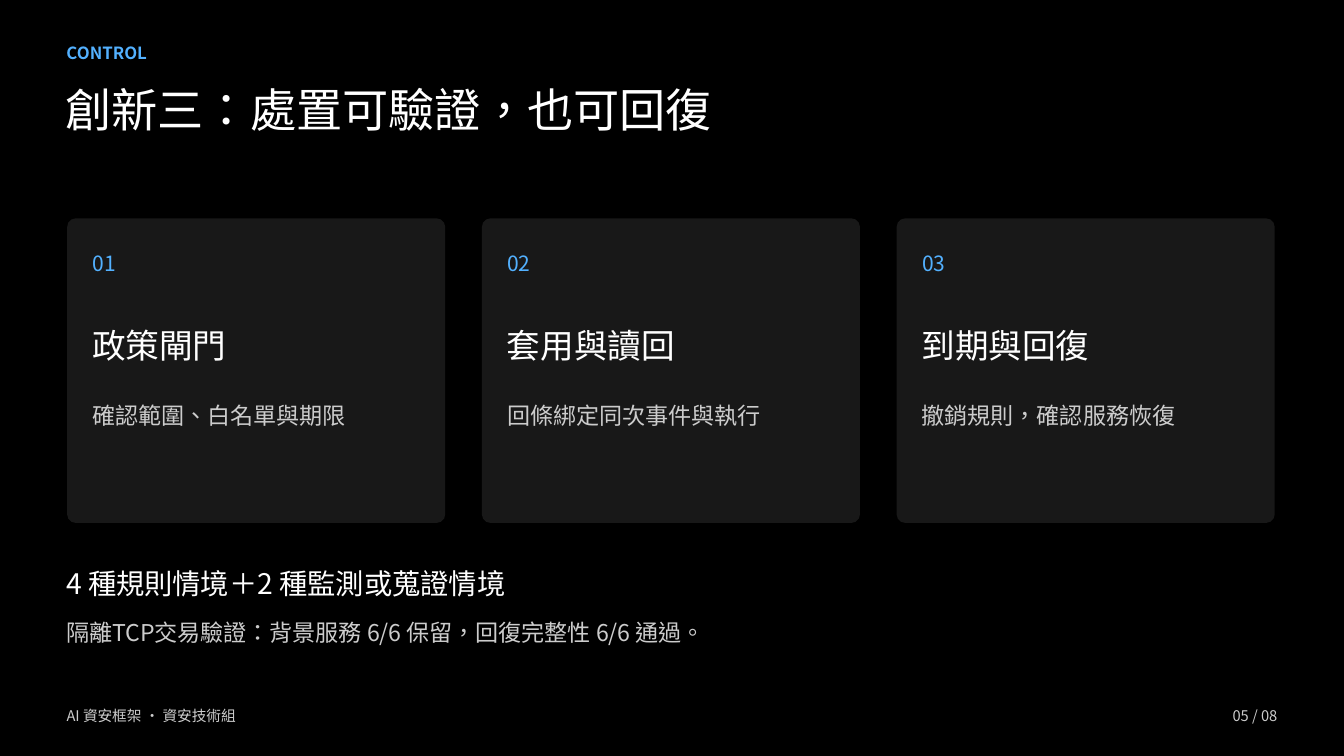
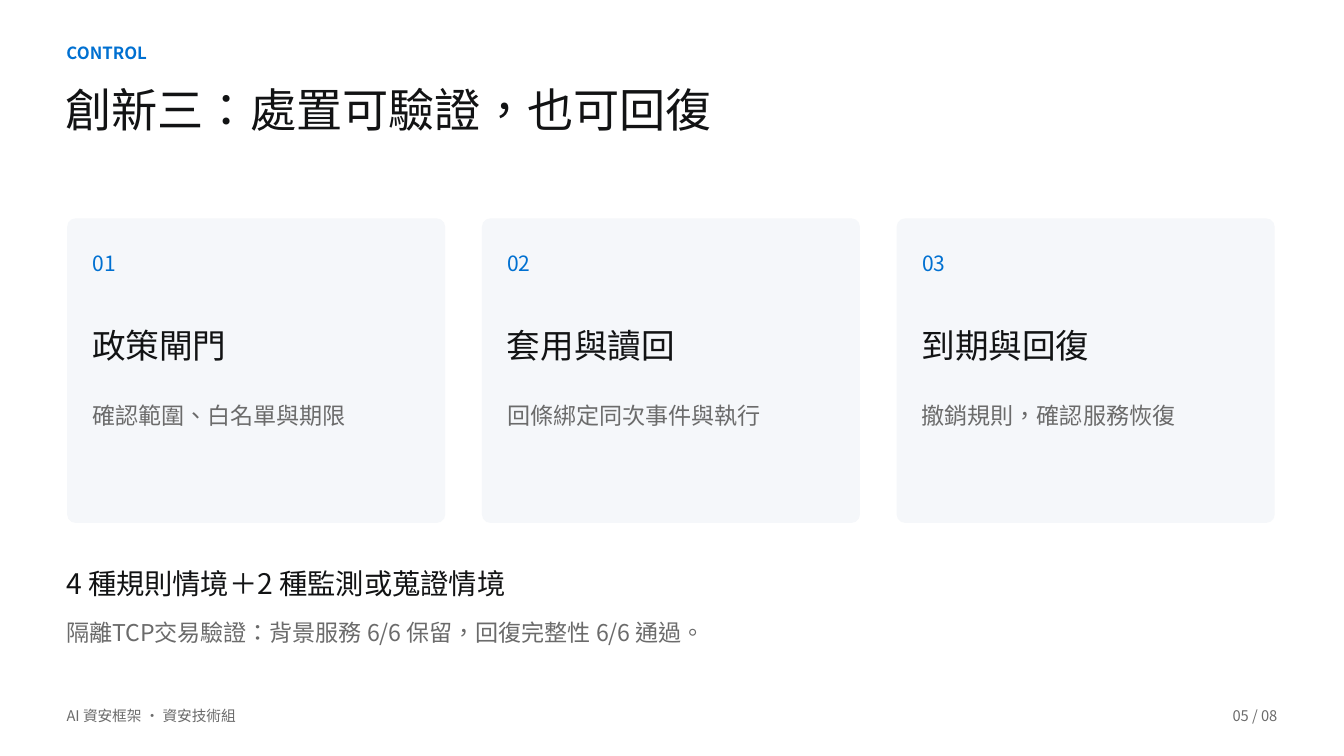
Before and after one commit to Lily09-project/innoserve-competition, a slide deck: slide 5 of deliverables/決賽簡報_AI資安框架.pptx. Drawn at 1344x756 pixels with LibreOffice and Linux fonts; fonts in the diff are those of the drawing. Boxes give left, top, right and bottom in pixels: in the first picture for what was removed or moved away, otherwise in the second. Text is boxed around its words. In the diff, an @@ line names an element or a change of style, - is before the commit and + after.

```diff
--- a/deliverables/決賽簡報_AI資安框架.pptx
+++ b/deliverables/決賽簡報_AI資安框架.pptx
@@ background #000000 to #FFFFFF @@
@@ fill #181818 to #F5F7FA in 3 elements at (x1=68, y1=219, x2=446, y2=523), (x1=482, y1=219, x2=860, y2=523), (x1=897, y1=219, x2=1275, y2=523) @@
@@ text colour #53B1FF to #0070D1 in 4 elements at (x1=66, y1=46, x2=146, y2=60), (x1=93, y1=255, x2=116, y2=272), (x1=507, y1=255, x2=530, y2=272), (x1=922, y1=255, x2=945, y2=272) @@
@@ text colour #FFFFFF to #121314 in 5 elements at (x1=65, y1=88, x2=712, y2=131), (x1=92, y1=329, x2=226, y2=361), (x1=507, y1=329, x2=675, y2=361), (x1=922, y1=330, x2=1090, y2=361), (x1=66, y1=570, x2=505, y2=597) @@
@@ text colour #CCCCCC to #6B6B6B in 6 elements at (x1=93, y1=404, x2=346, y2=426), (x1=507, y1=404, x2=760, y2=426), (x1=922, y1=404, x2=1175, y2=426), (x1=66, y1=621, x2=705, y2=645), (x1=67, y1=708, x2=236, y2=722), (x1=1233, y1=710, x2=1277, y2=721) @@
```
Also in this commit, not shown: 4 other slides changed, 31 other files.
